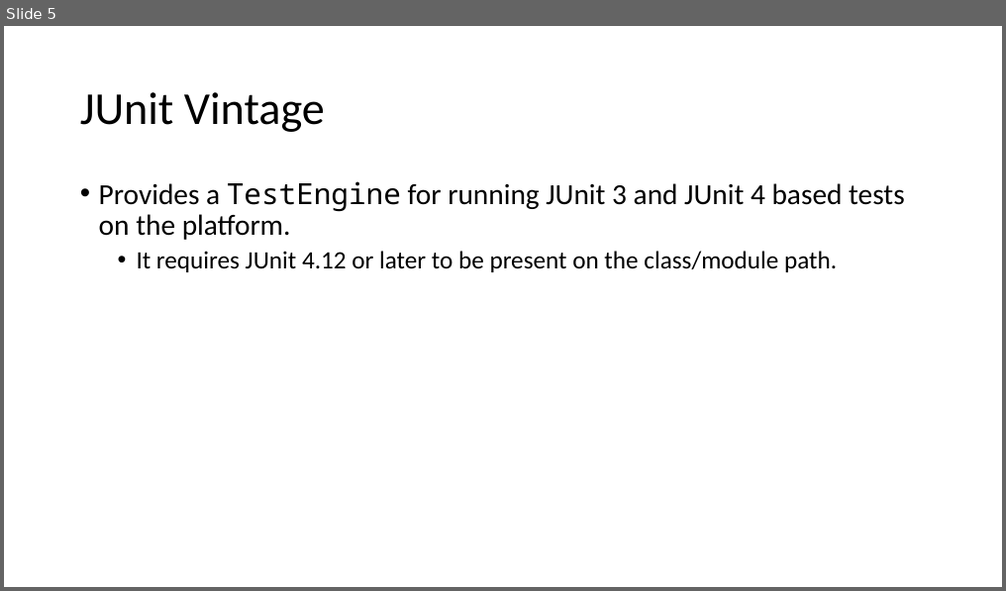
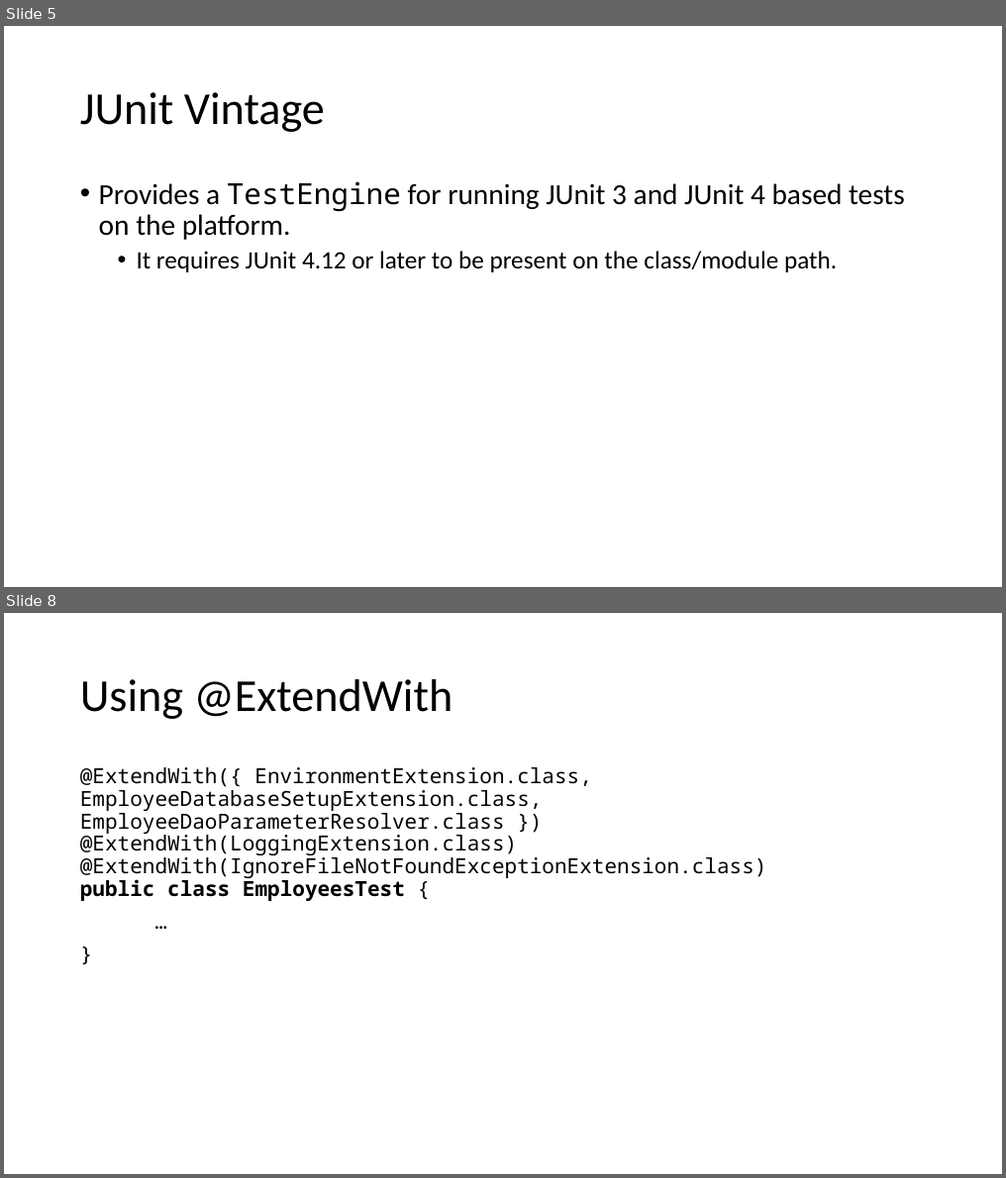
Before and after one commit to cebartling/test-driven, a slide deck: presentations/Introduction to JUnit 5.pptx. Shown one above the other, each under a label of ours: slide 5 before the commit, slides 5 and 8 after it; the slides between them are not shown. The pictures are 1006x591 and 1006x1178 pixels, drawn with LibreOffice and Linux fonts; fonts in the diff are those of the drawing. Boxes give left, top, right and bottom in pixels: in the first picture for what was removed or moved away, otherwise in the second. Text is boxed around its words. In the diff, an @@ line names an element or a change of style, - is before the commit and + after.

```diff
--- a/presentations/Introduction to JUnit 5.pptx
+++ b/presentations/Introduction to JUnit 5.pptx
@@ slide 8 added at bbox=[4, 613, 1002, 1174], background #FFFFFF @@
@@ title added at bbox=[80, 679, 453, 719], 44 pt, text #000000 @@
+Using @ExtendWith
@@ text added at bbox=[80, 767, 767, 901], 20 pt, text #000000 @@
+@ExtendWith({ EnvironmentExtension.class, EmployeeDatabaseSetupExtension.class, EmployeeDaoParameterResolver.class }) @ExtendWith(LoggingExtension.class) @ExtendWith(IgnoreFileNotFoundExceptionExtension.class)
+public class EmployeesTest {
+…
+}
```
Also in this commit, not shown: 4 slides changed, 6 other slides added.
